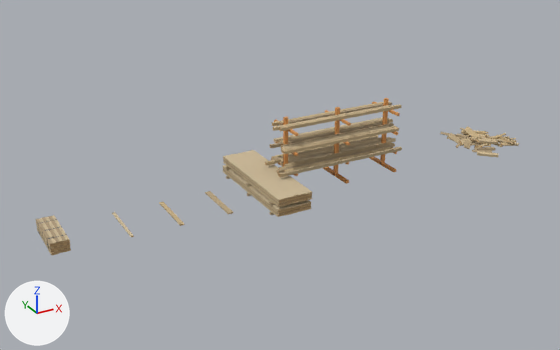
A saved change to the Blender file assets/models/src/lumber.blend.
Rendered twice from a 50 mm lens placed at (-3.89, -20.88, 10.93), pointed at (7.72, 0.23, 0.37). The axes (+X, +Y, +Z) are drawn at lower left. The lights are the same throughout. The first picture is the older version.

Before the edit, the objects in view are built like this:
```python
me_timberrack_racksteel = bpy.data.meshes.new('TimberRack_RackSteel')
me_timberrack_racksteel.from_pydata(...)  # 192 vertices, 144 faces; spans x -2.06..2.06, y -0.75..0.75, z 0.0..2.5
me_timberrack_racksteel.materials.append(mat_racksteel)
ob_board2x4 = bpy.data.objects.new('Board2X4', None)
ob_board2x4.location = (2.1, 0.0, 0.0)
ob_board2x6 = bpy.data.objects.new('Board2X6', None)
ob_board2x6.location = (3.69, 0.0, 0.0)
ob_board2x8 = bpy.data.objects.new('Board2X8', None)
ob_board2x8.location = (5.33, 0.0, 0.0)
ob_lumberstack = bpy.data.objects.new('LumberStack', None)
ob_lumberstack.location = (7.01, 0.0, 0.0)
ob_offcutpile = bpy.data.objects.new('OffcutPile', None)
ob_offcutpile.location = (16.5, 0.0, 0.0)
ob_timberrack = bpy.data.objects.new('TimberRack', None)
ob_timberrack.location = (9.81, 0.0, 0.0)
ob_timberrack_racksteel = bpy.data.objects.new('TimberRack_RackSteel', me_timberrack_racksteel)
ob_timberrack_racksteel.parent = ob_timberrack
ob_timberrack_racksteel.location = (0.0, 0.0, 0.0)
# also in view: 'LumberStack_LumberFace' at (7.01, 0.0, 0.34); 'OffcutPile_LumberFace' at (16.51, 0.02, 0.19); 'LumberStack_LumberEnd' at (7.02, 0.0, 0.39); 'LumberBundle_LumberFace' at (0.0, 0.0, 0.19); 'TimberRack_LumberFace' at (9.79, 0.0, 1.53)
```
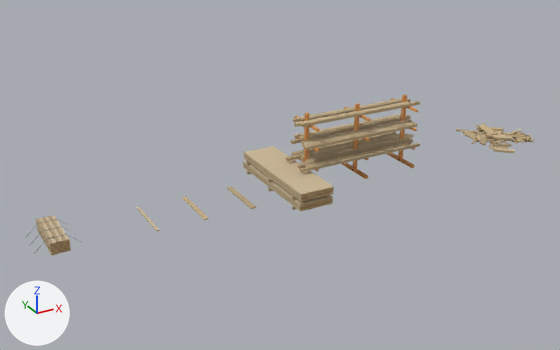
Not drawn themselves, but carrying or shaping drawn objects: ob_board2x4, ob_board2x6, ob_board2x8, ob_lumberstack, ob_timberrack, ob_offcutpile.

Where the change shows, as pixel boxes (x1, y1, x2, y2) in the pictures (560 x 350 px):
'TimberRack_LumberFace', moved
    before: (265, 101, 402, 177)
    after: (286, 98, 420, 172)
'LumberStack_LumberFace', moved
    before: (223, 150, 312, 217)
    after: (243, 146, 333, 211)
'TimberRack_RackSteel', moved
    before: (274, 98, 400, 184)
    after: (294, 95, 418, 179)
'OffcutPile_LumberFace', moved
    before: (440, 127, 519, 157)
    after: (456, 123, 534, 153)
'LumberStack_LumberEnd', moved
    before: (278, 192, 312, 217)
    after: (300, 187, 334, 211)
'Board2X8_LumberFace', moved
    before: (205, 191, 233, 214)
    after: (227, 186, 256, 209)
'Board2X6_LumberFace', moved
    before: (159, 202, 184, 225)
    after: (182, 196, 208, 219)
'Board2X4_LumberFace', moved
    before: (112, 212, 134, 237)
    after: (137, 207, 159, 230)
'TimberRack_LumberEnd', moved
    before: (265, 123, 286, 177)
    after: (286, 119, 307, 172)
'OffcutPile_LumberEnd', moved
    before: (456, 128, 519, 150)
    after: (472, 125, 532, 148)

The change in detail:
Object 'Board2X4' (ob_board2x4) moves from (2.1, 0.0, 0.0) to (2.9, 0.0, 0.0).
Object 'Board2X6' (ob_board2x6) moves from (3.69, 0.0, 0.0) to (4.49, 0.0, 0.0).
Object 'Board2X8' (ob_board2x8) moves from (5.33, 0.0, 0.0) to (6.13, 0.0, 0.0).
Object 'LumberStack' (ob_lumberstack) moves from (7.01, 0.0, 0.0) to (7.81, 0.0, 0.0).
Object 'TimberRack' (ob_timberrack) moves from (9.81, 0.0, 0.0) to (10.61, 0.0, 0.0).
Object 'OffcutPile' (ob_offcutpile) moves from (16.5, 0.0, 0.0) to (17.3, 0.0, 0.0).
